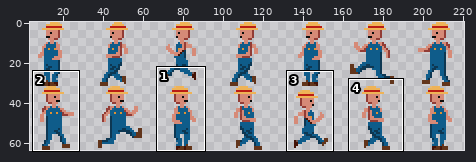
Sprite sheet -- res/images/Player_1.png. The picture above shows the old version from afar; the outline marks the close-up.
Close-up. First the earlier version:
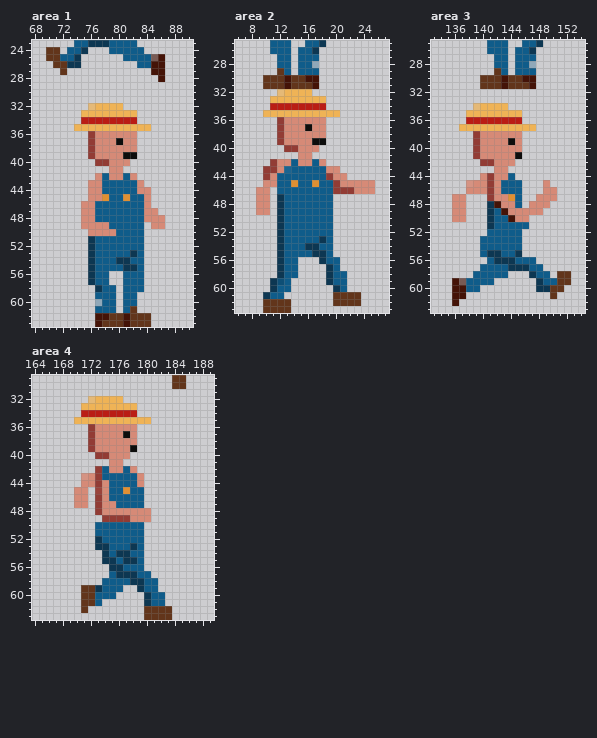
The file is 224x64 pixels. Pixels under 10% opacity are left out. Colours within 5 levels of each other are drawn and written as one. Shown: area 1: x 68..90, y 23..63; area 2: x 6..27, y 25..63; area 3: x 133..154, y 25..63; area 4: x 164..189, y 29..63. The wide view leaves out empty margins. The commit also changed other parts of the picture, which this record leaves out.
Once edited:
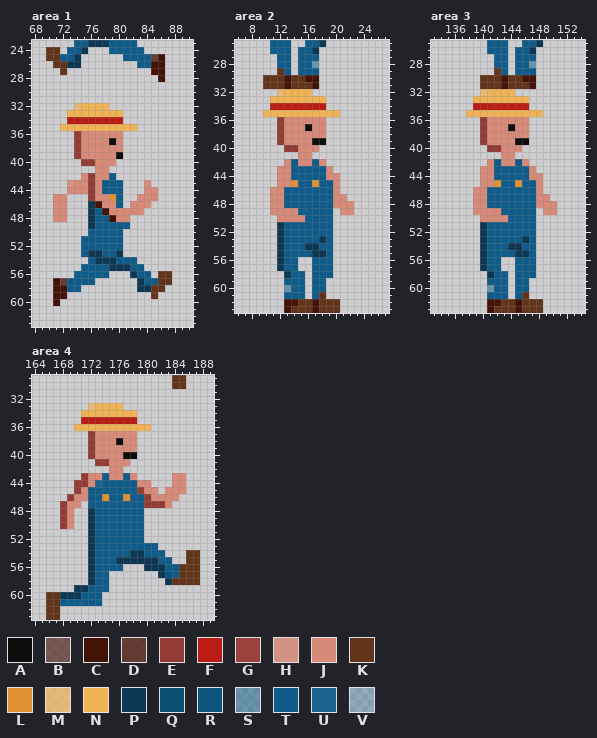
Palette (. is transparent): A #0d0d0c  B #4313069d  C #441307  D #451308c5  E #923c35  F #ba1d15  G #9a433b  H #d68a77dc  J #d68a77  K #62351b  L #df9033  M #edb257bc  N #efb356  P #0d3752  Q #0e4f76  R #0d547d  S #0d5e8a85  T #0f5c8a  U #0f5c8bee  V #125c8a53
Difference:
--- area 1
@@ x 83..87 @@
 24 T....
-25 TTBC.
+25 TTDC.
 26 TTCC.
@@ x 68..90 @@
 31 .......................
-32 ........MNNNN..........
-33 .......NNNNNNNN........
-34 .......FFFFFFFF........
-35 ......NNNNNNNNNNN......
-36 ........EJJJJJJ........
-37 ........EJJJAJJ........
-38 ........EJJJJJJ........
-39 ........EJJJJAA........
-40 .........EEJJJ.........
-41 ...........JJ..........
-42 .........JTJJTJ........
-43 ........JJTTTTTJ.......
-44 ........JJTTTTTJJ......
-45 ........JJLTTLTTJ......
-46 .......JJTTTTTTTJ......
-47 .......JJTTTTTTTJJ.....
-48 .......JJTTTTTTTJJJ....
-49 .......JJJJTTTTT.JJ....
-50 ........JJJJTTTT.......
-51 ........PTTTTTTT.......
-52 ........PTTTTTTT.......
-53 ........PTTTTTPT.......
-54 ........PTTTPPTT.......
-55 ........PTTTTPPT.......
-56 ........PTT..TTT.......
-57 ........PTT..TTT.......
-58 .........PTT.TTT.......
-59 .........TTT.TT........
-60 .........VTT.TT........
-61 .........TTT.TK........
-62 .........CCKKCKKK......
-63 .........CKKKCKKK......
+32 ......MNNNN............
+33 .....NNNNNNNN..........
+34 .....FFFFFFFF..........
+35 ....NNNNNNNNNNN........
+36 ......EJJJJJJ..........
+37 ......EJJJJAJ..........
+38 ......EJJJJJJ..........
+39 ......EJJJJJA..........
+40 .......EEJJJ...........
+41 .........JJ............
+42 .......JEJJT...........
+43 .....HJJEJTTT...J......
+44 .....JJJEJTTT...JJ.....
+45 ...JJ...EJJLT..JJJ.....
+46 ...JJ...PCJJT.JJJ......
+47 ...JJ...PTCJJJJJ.......
+48 ...JJ...PTTCJJ.........
+49 ........PTTTTT.........
+50 ........TTTTT..........
+51 .......TTTTTT..........
+52 .......TTTTTT..........
+53 .......TPPTTP..........
+54 ........TPPPTTT........
+55 .......TTTTPPPTT.......
+56 ......TTTTT...PTT.KK...
+57 ...CDTTTT......PTTKK...
+58 ...CCTT........PPKK....
+59 ...CC............K.....
+60 ...C...................
+61 .......................
+62 .......................
+63 .......................
--- area 2
@@ x 15..19 @@
 27 TTT..
-28 TTV..
+28 TTS..
 29 TTT..
@@ x 6..27 @@
 41 .........JJ...........
-42 .....EJJTJJTJ.........
-43 ....EEJUTTTTTJJ.......
-44 ....EJTTTTTTTEJJ......
-45 ....JJTTLTTLTTEJJJJJ..
-46 ...JJ.TTTTTTTTEEEJJJ..
-47 ...JJ.PTTTTTTT........
-48 ...JJ.PTTTTTTT........
-49 ...JJ.PTTTTTTT........
-50 ......PTTTTTTT........
+42 .......JTJJTJ.........
+43 ......JJTTTTTJ........
+44 ......JJTTTTTJJ.......
+45 ......JJLTTLTTJ.......
+46 .....JJTTTTTTTJ.......
+47 .....JJTTTTTTTJJ......
+48 .....JJTTTTTTTJJJ.....
+49 .....JJJJTTTTT.JJ.....
+50 ......JJJJTTTT........
 51 ......PTTTTTTT........
@@ x 6..27 @@
 55 ......PTTTTPPT........
-56 ......PTT...PTT.......
-57 ......PTT....PT.......
-58 ......PTT....PTT......
-59 .....PQT.....PTT......
-60 .....PTT......PT......
-61 ....PTT.......KKKK....
-62 ....KKKK......KKKK....
-63 ....KKKK..............
+56 ......PTT..TTT........
+57 ......PTT..TTT........
+58 .......PTT.TTT........
+59 .......TTT.TT.........
+60 .......STT.TT.........
+61 .......TTT.TK.........
+62 .......CCKKCKKK.......
+63 .......CKKKCKKK.......
--- area 3
@@ x 145..149 @@
 27 TTT..
-28 TTV..
+28 TTS..
 29 TTT..
@@ x 133..154 @@
 31 .......KKKCKKKC.......
-32 ......................
-33 ......................
-34 ......MNNNN...........
-35 .....NNNNNNNN.........
-36 .....FFFFFFFF.........
-37 ....NNNNNNNNNNN.......
-38 ......EJJJJJJ.........
-39 ......EJJJJAJ.........
-40 ......EJJJJJJ.........
-41 ......EJJJJJA.........
-42 .......EEJJJ..........
-43 .........JJ...........
-44 .......JEJJT..........
-45 .....HJJEJTTT...J.....
-46 .....JJJEJTTT...JJ....
-47 ...JJ...EJJLT..JJJ....
-48 ...JJ...PCJJT.JJJ.....
-49 ...JJ...PTCJJJJJ......
-50 ...JJ...PTTCJJ........
-51 ........PTTTTT........
-52 ........TTTTT.........
-53 .......TTTTTT.........
-54 .......TTTTTT.........
-55 .......TPPTTP.........
-56 ........TPPPTTT.......
-57 .......TTTTPPPTT......
-58 ......TTTTT...PTT.KK..
-59 ...CBTTTT......PTTKK..
-60 ...CCTT........PPKK...
-61 ...CC............K....
-62 ...C..................
-63 ......................
+32 .......MNNNN..........
+33 ......NNNNNNNN........
+34 ......FFFFFFFF........
+35 .....NNNNNNNNNNN......
+36 .......EJJJJJJ........
+37 .......EJJJAJJ........
+38 .......EJJJJJJ........
+39 .......EJJJJAA........
+40 ........EEJJJ.........
+41 ..........JJ..........
+42 ........JTJJTJ........
+43 .......JJTTTTTJ.......
+44 .......JJTTTTTJJ......
+45 .......JJLTTLTTJ......
+46 ......JJTTTTTTTJ......
+47 ......JJTTTTTTTJJ.....
+48 ......JJTTTTTTTJJJ....
+49 ......JJJJTTTTT.JJ....
+50 .......JJJJTTTT.......
+51 .......PTTTTTTT.......
+52 .......PTTTTTTT.......
+53 .......PTTTTTPT.......
+54 .......PTTTPPTT.......
+55 .......PTTTTPPT.......
+56 .......PTT..TTT.......
+57 .......PTT..TTT.......
+58 ........PTT.TTT.......
+59 ........TTT.TT........
+60 ........STT.TT........
+61 ........TTT.TK........
+62 ........CCKKCKKK......
+63 ........CKKKCKKK......
--- area 4
@@ x 164..189 @@
 31 ..........................
-32 ........MNNNN.............
-33 .......NNNNNNNN...........
-34 .......FFFFFFFF...........
-35 ......NNNNNNNNNNN.........
-36 ........EJJJJJJ...........
-37 ........EJJJJAJ...........
-38 ........EJJJJJJ...........
-39 ........EJJJJJA...........
-40 .........EEJJJ............
-41 ...........JJ.............
-42 .........ETJJTJ...........
-43 .......HJETTTTTJ..........
-44 .......JJEJTTTTJ..........
-45 ......JJ.GJTTLTT..........
-46 ......JJ.EJTTTTT..........
-47 ......JJ.EJJTTTT..........
-48 .........EJJJJJJJ.........
-49 ..........EEEEJJJ.........
-50 .........TTTTTTT..........
-51 .........TTTTTTT..........
-52 .........PTTTTTT..........
-53 .........PPTTTPT..........
-54 ..........PTPPTT..........
-55 ..........PPTPPT..........
-56 ...........PPTTT..........
-57 ...........TPPPTT.........
-58 ..........TTTTPPTT........
-59 .......KKPTTT..PTT........
-60 .......KKTTT....PTT.......
-61 .......KKT......PTT.......
-62 .......K........KKKK......
-63 ................KKKK......
+32 ..........................
+33 ........MNNNN.............
+34 .......NNNNNNNN...........
+35 .......FFFFFFFF...........
+36 ......NNNNNNNNNNN.........
+37 ........EJJJJJJ...........
+38 ........EJJJAJJ...........
+39 ........EJJJJJJ...........
+40 ........EJJJJAA...........
+41 .........EEJJJ............
+42 ...........JJ.............
+43 .......EJJTJJTJ.....JJ....
+44 ......EEJUTTTTTJJ...JJ....
+45 ......EJTTTTTTTEJJ.JJJ....
+46 .....EJJTTLTTLTTEJJJJ.....
+47 ....EJJ.TTTTTTTTEEEJ......
+48 ....EJ..PTTTTTTT..........
+49 ....EJ..PTTTTTTT..........
+50 ....EJ..PTTTTTTT..........
+51 ........PTTTTTTT..........
+52 ........PTTTTTTT..........
+53 ........PTTTTTTTTT........
+54 ........PTTTTTPPTTT...KK..
+55 ........PTTTPPPPPPTT..KK..
+56 ........PTTTT...PPPTTKKK..
+57 ........PTT.......PRTKKK..
+58 ........PTT........PKKKK..
+59 ......PPTTT...............
+60 ..KKPPPTTT................
+61 ..KKTTTTTT................
+62 ..KK......................
+63 ..KK......................
